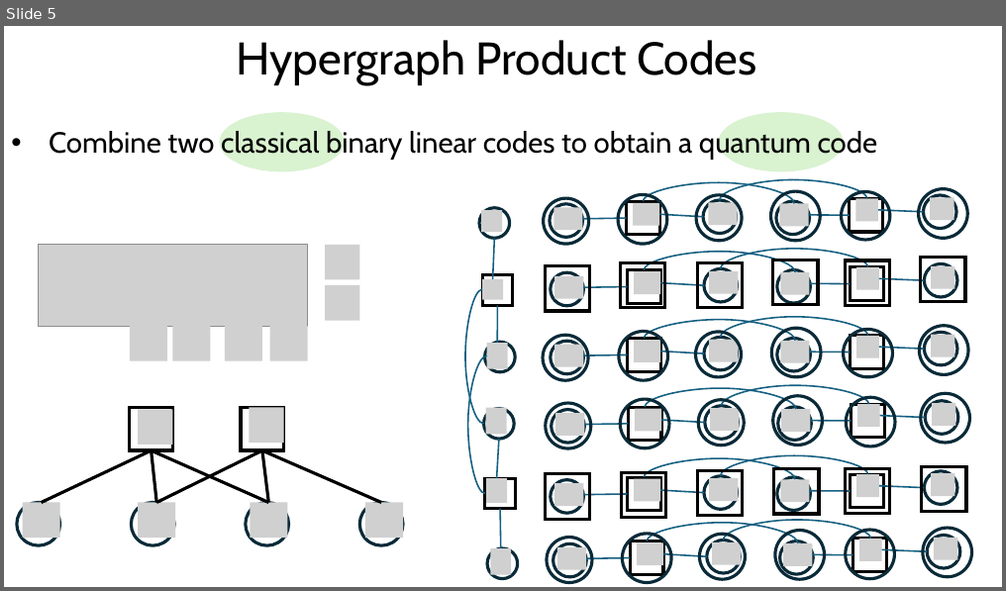
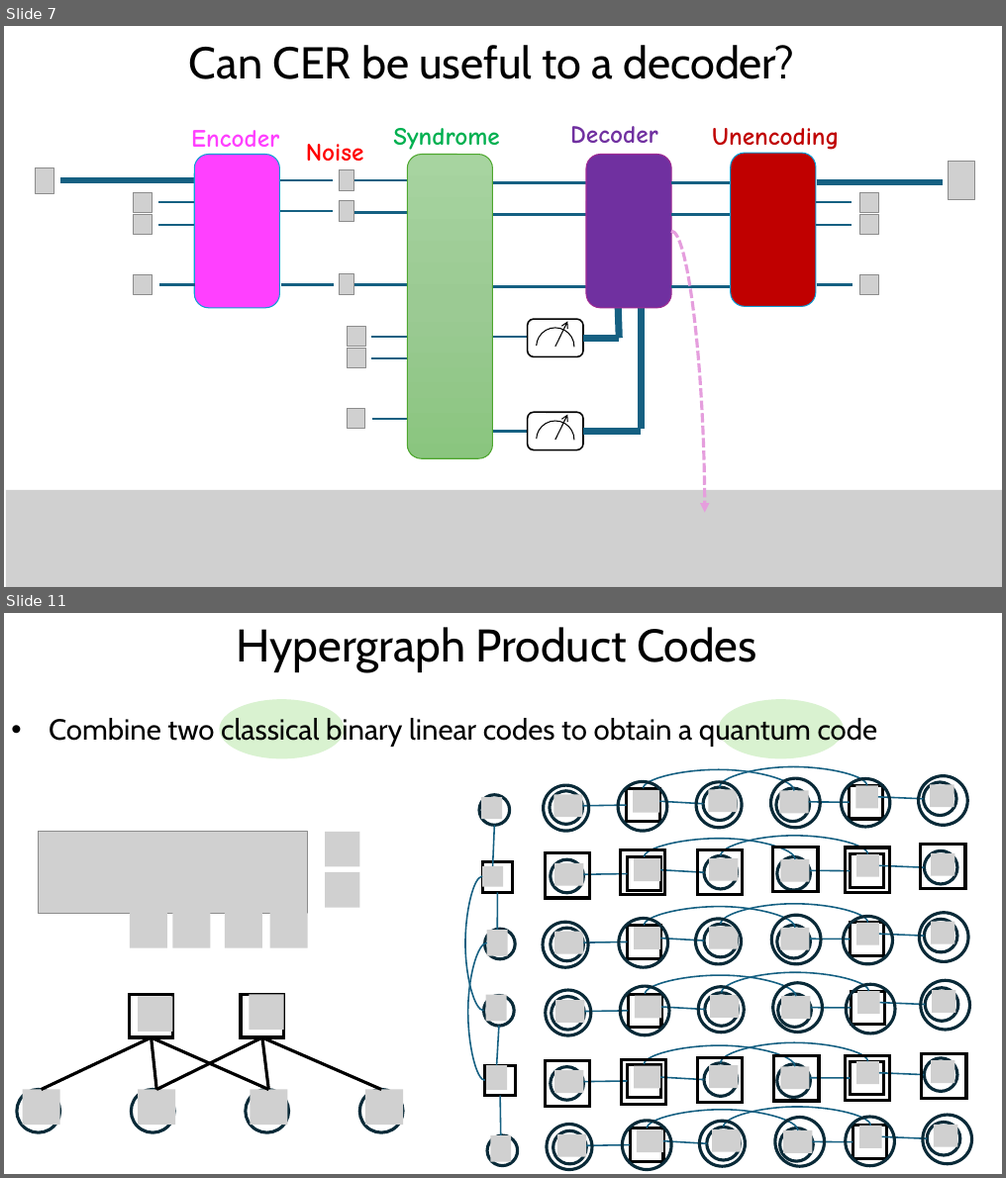
Before and after one commit to paviudes/CorrelatedBPDecoderWithCER, a slide deck: pres/aps_talk.pptx. Shown one above the other, each under a label of ours: slide 5 before the commit, slides 7 and 11 after it; the slides between them are not shown. The pictures are 1006x591 and 1006x1178 pixels, drawn with LibreOffice and Linux fonts; fonts in the diff are those of the drawing; grey boxes stand for pictures; background and template pictures are left out. Boxes give left, top, right and bottom in pixels: in the first picture for what was removed or moved away, otherwise in the second. Text is boxed around its words. In the diff, an @@ line names an element or a change of style, - is before the commit and + after.

```diff
--- a/pres/aps_talk.pptx
+++ b/pres/aps_talk.pptx
@@ slide 7 added at [4, 26, 1002, 587], background #FFFFFF @@
@@ text added at [189, 45, 794, 79], 42.9 pt, text #000000 @@
+Can CER be useful to a decoder?
@@ group added at [35, 126, 975, 460]: 29 lines, 14 pictures, 6 rounded rectangles, 5 texts, 2 arc (boxed as its full ellipse)s, 2 arrows @@
+Encoder
+Noise
+Syndrome
+Decoder
+Unencoding
@@ curved arrow added from (672, 231) to (705, 513), #E59EDD 3 pt dashed @@
@@ picture added at [6, 490, 1002, 587] @@
@@ what was slide 5 is now slide 11 @@
```
Also in this commit, not shown: 6 slides changed, 20 other slides added, 2 slides removed, 13 other files.
